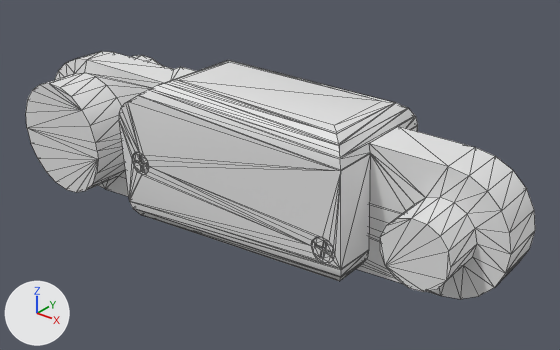
An edit to the COLLADA model meshes/finger0_1.dae, drawn before and after from the same camera.
Both versions are drawn from a camera (50 mm lens) standing at (0.1082, -0.0843, 0.0537) and looking at (0.0384, 0.0029, -0.0004). Lighting does not change. The marker at lower left points along +X, +Y and +Z. Mesh edges are drawn as thin lines. Materials are left out; every surface is plain grey.

Objects in the first picture: 'node'.
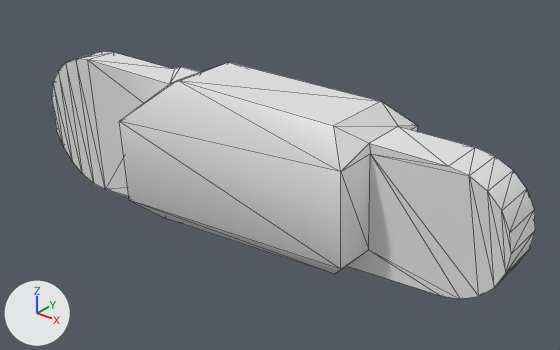
The newer file is also rescaled (x0.0254), turned or shifted as a whole; pictures and numbers use the older file's frame.

What differs and where, as boxes [x1, y1, x2, y2] in the pictures (560 x 350 px):
```json
{"object": "node", "change": "reshaped", "before": [26, 51, 535, 299], "after": [52, 51, 535, 299]}
{"part": 1, "of": "me_shape0", "change": "deleted", "before": [26, 55, 511, 299]}
```

The change, as JSON lines over the scene's bpy script:
```json
{"block": "me_shape0", "where": "# used by ob_node; location = (0.0, 0.0, 0.0)"}
{"op": "remove", "block": "me_shape0", "code": "me_shape0.from_pydata(...)  # 449 vertices, 894 faces; spans x -0.0125..0.0794, y -0.0105..0.0105, z -0.0125..0.015"}
{"op": "add", "block": "me_shape0", "code": "me_shape0.from_pydata(...)  # 84 vertices, 164 faces; spans x -0.0125..0.0794, y -0.0099..0.0097, z -0.0125..0.015"}
{"block": "me_shape0", "change": "me_shape0 part 1: 365 vertices removed from x -0.01..0.0749, y -0.0105..0.0105, z -0.0108..0.0149"}
```
